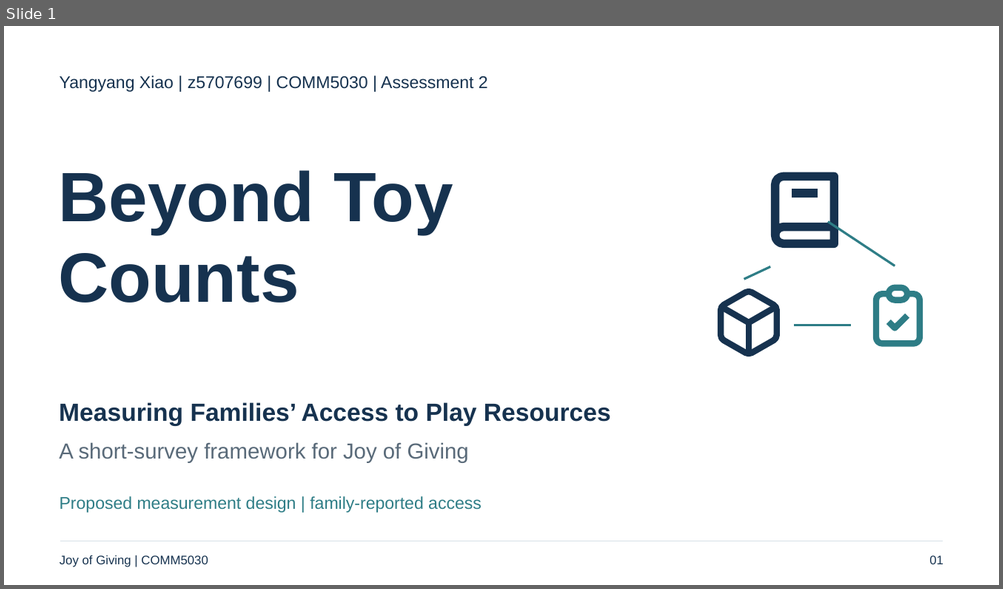
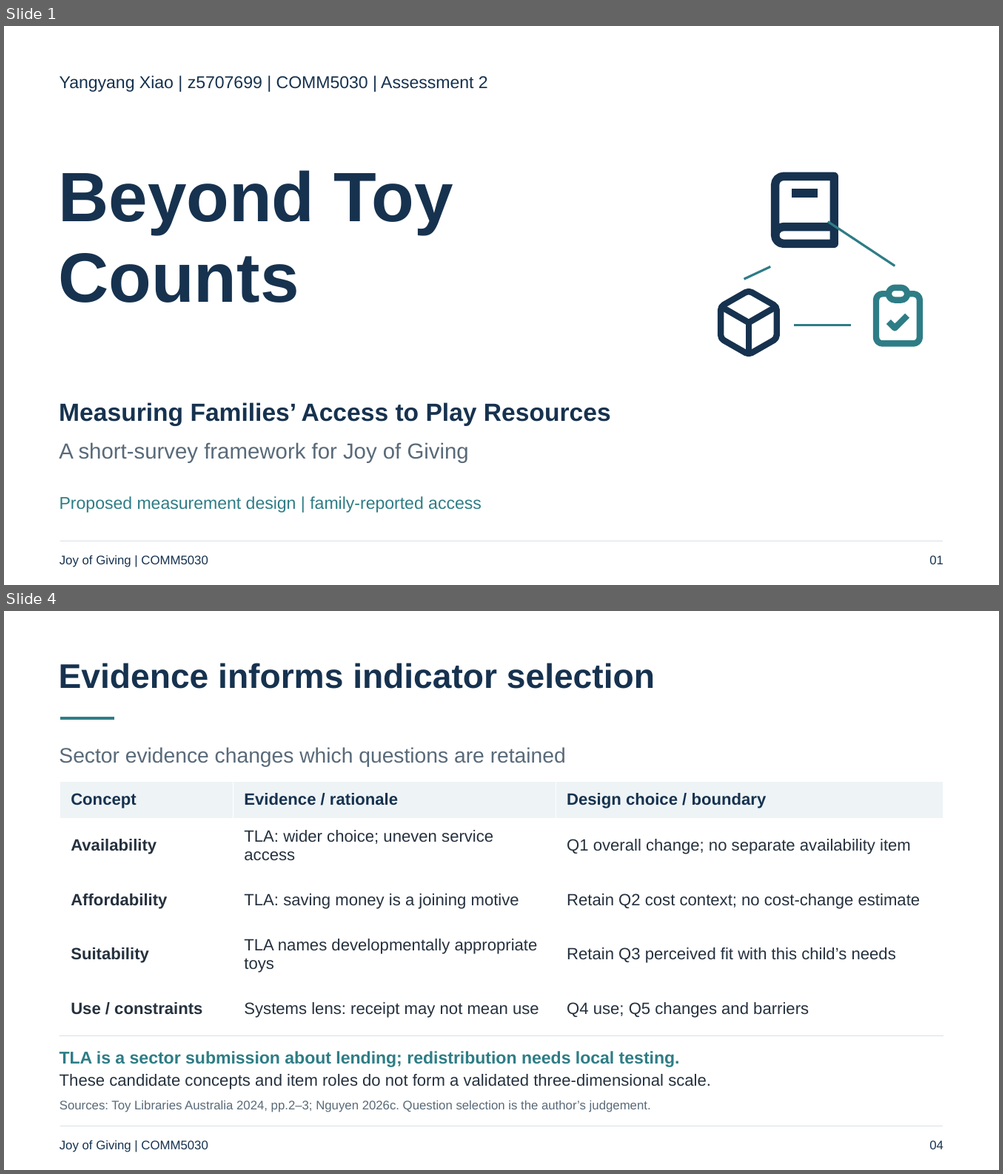
Before and after one commit to Estherx531/Comm5030, a slide deck: deliverables/assessment-2/A2_Presentation.pptx. Shown one above the other, each under a label of ours: slide 1 before the commit, slides 1 and 4 after it; the slides between them are not shown. The pictures are 1003x589 and 1003x1174 pixels, drawn with LibreOffice and Linux fonts; fonts in the diff are those of the drawing. Boxes give left, top, right and bottom in pixels: in the first picture for what was removed or moved away, otherwise in the second. Text is boxed around its words. In the diff, an @@ line names an element or a change of style, - is before the commit and + after.

Commit message:
Strengthen A2 evidence, measurement appraisal and testing plan

```diff
--- a/deliverables/assessment-2/A2_Presentation.pptx
+++ b/deliverables/assessment-2/A2_Presentation.pptx
@@ slide 4 added at (4, 611, 999, 1170), background #FFFFFF @@
@@ text added at (59, 663, 654, 689), 33 pt, text #16324F, bold @@
+Evidence informs indicator selection
@@ freeform shape added at (60, 718, 114, 719), outline #2E7D86 3 pt @@
@@ text added at (59, 747, 566, 766), 20.2 pt, text #596A79 @@
+Sector evidence changes which questions are retained
@@ table added at (60, 781, 942, 1037), 5 rows, 3 columns @@
+Concept | Evidence / rationale | Design choice / boundary
+Availability | TLA: wider choice; uneven service access | Q1 overall change; no separate availability item
+Affordability | TLA: saving money is a joining motive | Retain Q2 cost context; no cost-change estimate
+Suitability | TLA names developmentally appropriate toys | Retain Q3 perceived fit with this child’s needs
+Use / constraints | Systems lens: receipt may not mean use | Q4 use; Q5 changes and barriers
@@ text added at (60, 1051, 680, 1068), 16.5 pt, text #2E7D86, bold @@
+TLA is a sector submission about lending; redistribution needs local testing.
@@ text added at (60, 1074, 711, 1090), 15.8 pt, text #25313E @@
+These candidate concepts and item roles do not form a validated three-dimensional scale.
@@ text added at (60, 1101, 651, 1113), 12 pt, text #596A79 @@
+Sources: Toy Libraries Australia 2024, pp.2–3; Nguyen 2026c. Question selection is the author’s judgement.
@@ text added at (60, 1141, 208, 1153), 12 pt, text #16324F @@
+Joy of Giving | COMM5030
@@ freeform shape added at (60, 1127, 942, 1128), outline #D6E0E7 0.75 pt @@
@@ text added at (929, 1141, 943, 1150), 12 pt, text #16324F @@
+04
```
Also in this commit, not shown: 6 slides changed, 4 other slides added, 5 slides removed, 5 other files.
